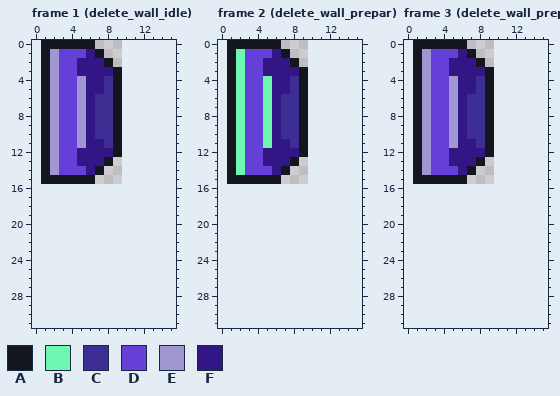
Pixel-art file -- Assets/Sprites/Platforms/Self Desctructibles/sp_wall_delete.aseprite. Above, as it was before the edit.
9x16 pixels, 3 frames. Shown: frame 1 (delete_wall_idle), frame 2 (delete_wall_prepar), frame 3 (delete_wall_prepar). The old version is drawn lined up with the new one, on the new canvas. The commit also changed other frames, which this record leaves out.
Palette (. is transparent): A #14161f  B #6df7b1  C #3d2e93  D #6440d8  E #a096d1  F #331685
Pixels before, frame 1 (delete_wall_idle), first column x 1:
 0 AAAAAA...
 1 AEDDDFA..
 2 AEDDFFFA.
 3 AEDDFFFFA
 4 AEDDEFFCA
 5 AEDDEFFCA
 6 AEDDEFCCA
 7 AEDDEFCCA
 8 AEDDEFCCA
 9 AEDDEFCCA
10 AEDDEFCCA
11 AEDDEFFCA
12 AEDDFFFFA
13 AEDDFFFA.
14 AEDDDFA..
15 AAAAAA...
Pixels before, frame 2 (delete_wall_prepar), first column x 1:
 0 AAAAAA...
 1 ABDDDFA..
 2 ABDDFFFA.
 3 ABDDFFFFA
 4 ABDDBFFCA
 5 ABDDBFFCA
 6 ABDDBFCCA
 7 ABDDBFCCA
 8 ABDDBFCCA
 9 ABDDBFCCA
10 ABDDBFCCA
11 ABDDBFFCA
12 ABDDFFFFA
13 ABDDFFFA.
14 ABDDDFA..
15 AAAAAA...
Pixels before, frame 3 (delete_wall_prepar), first column x 1:
 0 AAAAAA...
 1 AEDDDFA..
 2 AEDDFFFA.
 3 AEDDFFFFA
 4 AEDDEFFCA
 5 AEDDEFFCA
 6 AEDDEFCCA
 7 AEDDEFCCA
 8 AEDDEFCCA
 9 AEDDEFCCA
10 AEDDEFCCA
11 AEDDEFFCA
12 AEDDFFFFA
13 AEDDFFFA.
14 AEDDDFA..
15 AAAAAA...
And afterwards:
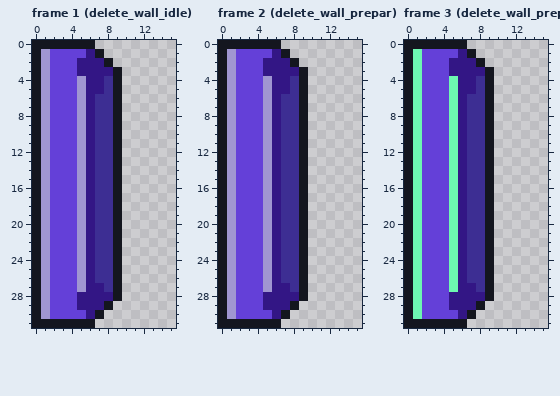
Edits made:
canvas 9x16 -> 16x32, the old top-left corner now at 1,0
Changed rows in their new state; - is an unchanged pixel.
Frame 1 (delete_wall_idle):
first column x 0:
 0 A---------
 1 AED-------
 2 AED-------
 3 AED-------
 4 AED-------
 5 AED-------
 6 AED-------
 7 AED-------
 8 AED-------
 9 AED-------
10 AED-------
11 AED----C--
12 AED--E-CC-
13 AED--E-CCA
14 AED--E-CCA
15 AEDDDEFCCA
16 AEDDDEFCCA
17 AEDDDEFCCA
18 AEDDDEFCCA
19 AEDDDEFCCA
20 AEDDDEFCCA
21 AEDDDEFCCA
22 AEDDDEFCCA
23 AEDDDEFCCA
24 AEDDDEFCCA
25 AEDDDEFCCA
26 AEDDDEFCCA
27 AEDDDEFFCA
28 AEDDDFFFFA
29 AEDDDFFFA-
30 AEDDDDFA--
31 AAAAAAA---
Frame 2 (delete_wall_prepar):
first column x 0:
 0 A---------
 1 AED-------
 2 AED-------
 3 AED-------
 4 AED--E----
 5 AED--E----
 6 AED--E----
 7 AED--E----
 8 AED--E----
 9 AED--E----
10 AED--E----
11 AED--E-C--
12 AED--E-CC-
13 AED--E-CCA
14 AED--E-CCA
15 AEDDDEFCCA
16 AEDDDEFCCA
17 AEDDDEFCCA
18 AEDDDEFCCA
19 AEDDDEFCCA
20 AEDDDEFCCA
21 AEDDDEFCCA
22 AEDDDEFCCA
23 AEDDDEFCCA
24 AEDDDEFCCA
25 AEDDDEFCCA
26 AEDDDEFCCA
27 AEDDDEFFCA
28 AEDDDFFFFA
29 AEDDDFFFA-
30 AEDDDDFA--
31 AAAAAAA---
Frame 3 (delete_wall_prepar):
first column x 0:
 0 A---------
 1 ABD-------
 2 ABD-------
 3 ABD-------
 4 ABD--B----
 5 ABD--B----
 6 ABD--B----
 7 ABD--B----
 8 ABD--B----
 9 ABD--B----
10 ABD--B----
11 ABD--B-C--
12 ABD--B-CC-
13 ABD--B-CCA
14 ABD--B-CCA
15 ABDDDBFCCA
16 ABDDDBFCCA
17 ABDDDBFCCA
18 ABDDDBFCCA
19 ABDDDBFCCA
20 ABDDDBFCCA
21 ABDDDBFCCA
22 ABDDDBFCCA
23 ABDDDBFCCA
24 ABDDDBFCCA
25 ABDDDBFCCA
26 ABDDDBFCCA
27 ABDDDBFFCA
28 ABDDDFFFFA
29 ABDDDFFFA-
30 ABDDDDFA--
31 AAAAAAA---
Changed places in both pictures, as pixel boxes (x1, y1, x2, y2):
changed: (32, 40, 122, 328)
changed: (218, 40, 308, 328)
changed: (404, 40, 494, 328)
